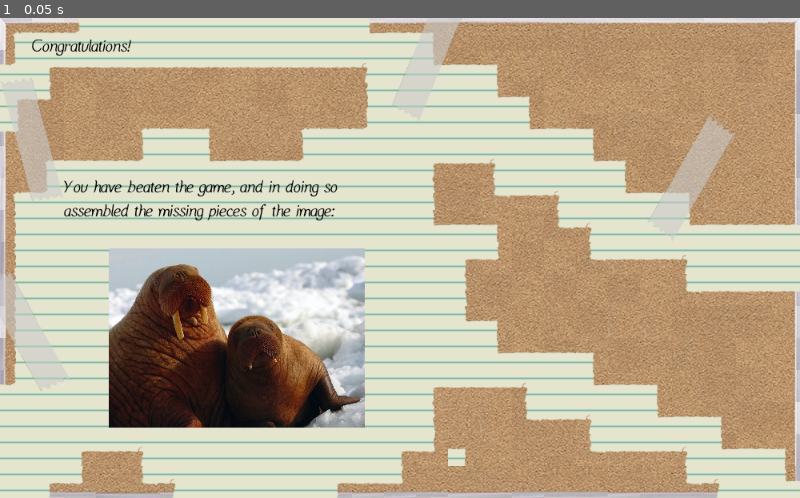
Above: before the commit, frame 1.
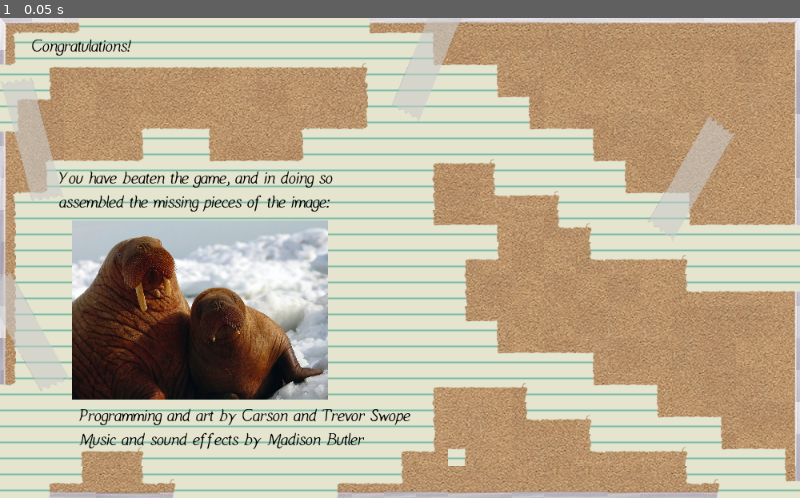
Above: after the commit, the same moment.

Repository: carsonswope/gmtk-jam
Game: Godot game, scene res://EndGame.tscn
Two runs of this game, one before a commit and one after it. Both use one fixed random seed, a clock stepped at 60 frames per second and the inputs below. This scene is started directly instead of the project's main scene.
Inputs:
- Up to frame 1 (0.05 s): no input

The runs differ from the first frame. In frame 1, 14% of the frame differs, in the area x 7-52%, y 31-90%.

Commit message:
add credits to end scene

Diff:
--- a/EndGame.tscn
+++ b/EndGame.tscn
@@ -71,10 +71,11 @@
 }
 
 [node name="Label2" type="Label" parent="."]
-margin_left = 80.0
-margin_top = 200.0
-margin_right = 448.0
-margin_bottom = 240.0
+margin_left = 73.6505
+margin_top = 188.888
+margin_right = 441.65
+margin_bottom = 245.888
+rect_pivot_offset = Vector2( 336.315, 83.6927 )
 custom_fonts/font = ExtResource( 2 )
 custom_colors/font_color = Color( 0, 0, 0, 1 )
 text = "You have beaten the game, and in doing so
@@ -83,8 +84,22 @@
 "_edit_use_anchors_": false
 }
 
+[node name="Label3" type="Label" parent="."]
+margin_left = 99.0
+margin_top = 486.0
+margin_right = 551.0
+margin_bottom = 543.0
+rect_pivot_offset = Vector2( 336.315, 83.6927 )
+custom_fonts/font = ExtResource( 2 )
+custom_colors/font_color = Color( 0, 0, 0, 1 )
+text = "Programming and art by Carson and Trevor Swope
+Music and sound effects by Madison Butler"
+__meta__ = {
+"_edit_use_anchors_": false
+}
+
 [node name="walrus" type="Sprite" parent="."]
-position = Vector2( 296, 400 )
+position = Vector2( 249.965, 365.077 )
 scale = Vector2( 0.25, 0.25 )
 texture = ExtResource( 3 )
 
